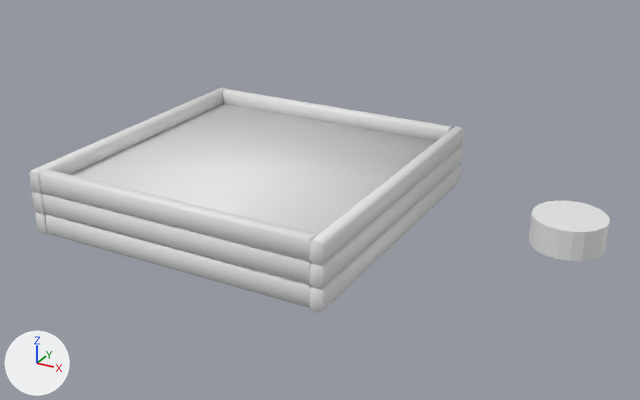
A saved change to the Blender file Assets/Prefabs/SandboxMap/SandCastle/SandCastle01/SandCastle01.blend.
One viewpoint serves both versions: a 50 mm lens placed at (1.97, -9.6, 4.65), pointed at (-3.15, -0.3, 0.0). Arrows for +X, +Y and +Z are at lower left; the lights stay in place.
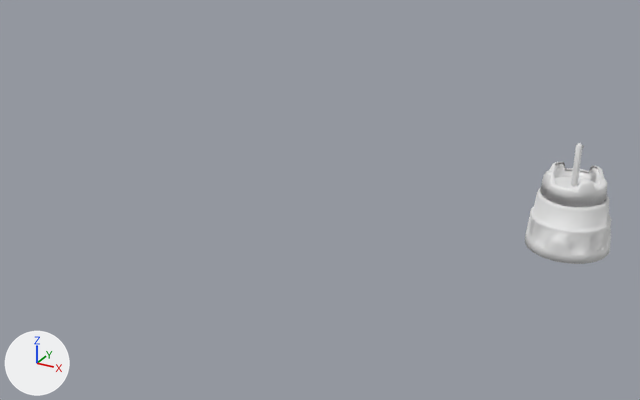
The change, as a list of edits to the scene's bpy script:
```text
Change me_cylinder_001:
    used by ob_cylinder; location = (0.0, 0.0, 0.0)
    remove me_cylinder_001.from_pydata(...)  # 40 vertices, 22 faces; spans x -0.441..0.441, y -0.441..0.441, z -0.009..0.353
    add me_cylinder_001.from_pydata(...)  # 472 vertices, 457 faces; spans x -0.472..0.472, y -0.472..0.472, z -0.009..0.895
    me_cylinder_001 part 1: 40 vertices removed from x -0.441..0.441, y -0.441..0.441, z -0.009..0.353; 472 vertices added at x -0.472..0.472, y -0.472..0.472, z -0.009..0.895
    me_cylinder_001 part 2: the surface is now shaded smooth
Add me_cylinder_007:
    me_cylinder_007.from_pydata(...)  # 48 vertices, 36 faces; spans x -0.038..0.038, y -0.038..0.038, z 0.375..1.245
    me_cylinder_007.polygons.foreach_set('use_smooth', [True] * 36)
Add me_cylinder_003:
    me_cylinder_003.from_pydata(...)  # 916 vertices, 858 faces; spans x -0.488..0.488, y -0.488..0.488, z -0.029..0.915
    me_cylinder_003.polygons.foreach_set('use_smooth', [True] * 858)
Remove ob_cube:
    ob_cube = bpy.data.objects.new('Cube', me_cube)
    ob_cube.location = (-4.25, 0.0, 0.0)
Add ob_stockoutline:
    ob_stockoutline = bpy.data.objects.new('Stockoutline', me_cylinder_007)
    ob_stockoutline.location = (0.0, 0.0, 0.0)
Add ob_cylinder_002:
    ob_cylinder_002 = bpy.data.objects.new('Cylinder.002', me_cylinder_003)
    ob_cylinder_002.location = (0.0, 0.0, 0.0)
```

Where the change shows, as pixel boxes (x1, y1, x2, y2) in the pictures (640 x 400 px):
'Cube', deleted
    before: (29, 87, 464, 313)
'Cylinder.002', added
    after: (525, 162, 612, 264)
'Cylinder', reshaped
    before: (529, 201, 610, 261)
    after: (553, 163, 601, 186)
'Stockoutline', added
    after: (571, 143, 583, 186)
part 1 of me_cylinder_001, built on
    before: (529, 201, 610, 261)
    after: (553, 163, 601, 186)
